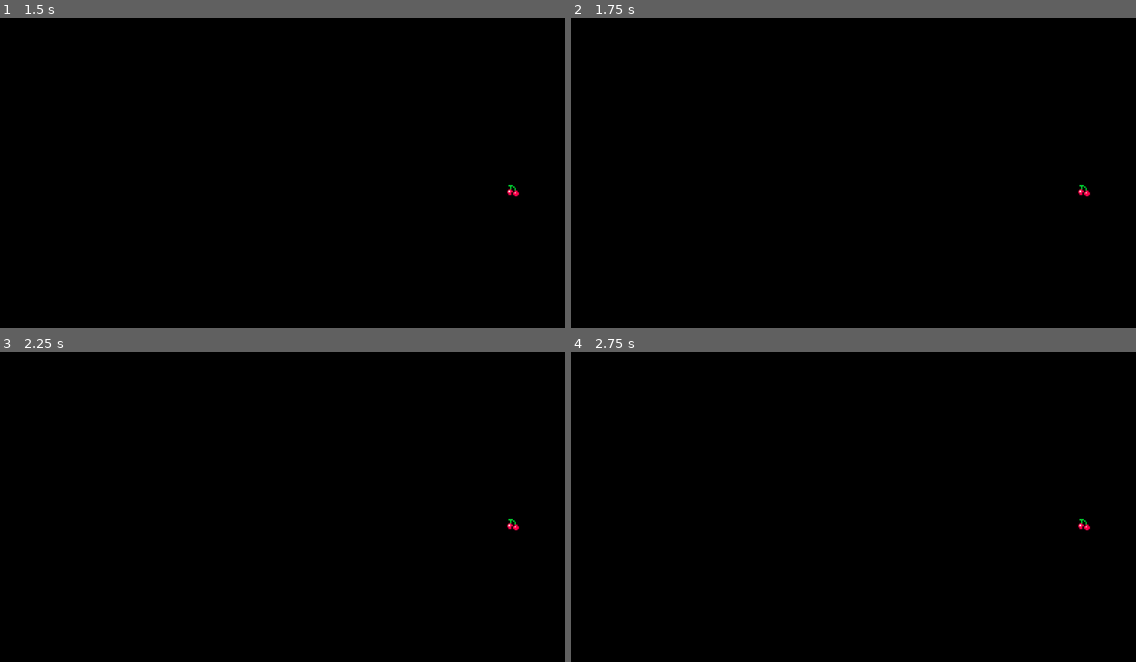
Above: before the commit, frames 1-4 (two rows, left to right).
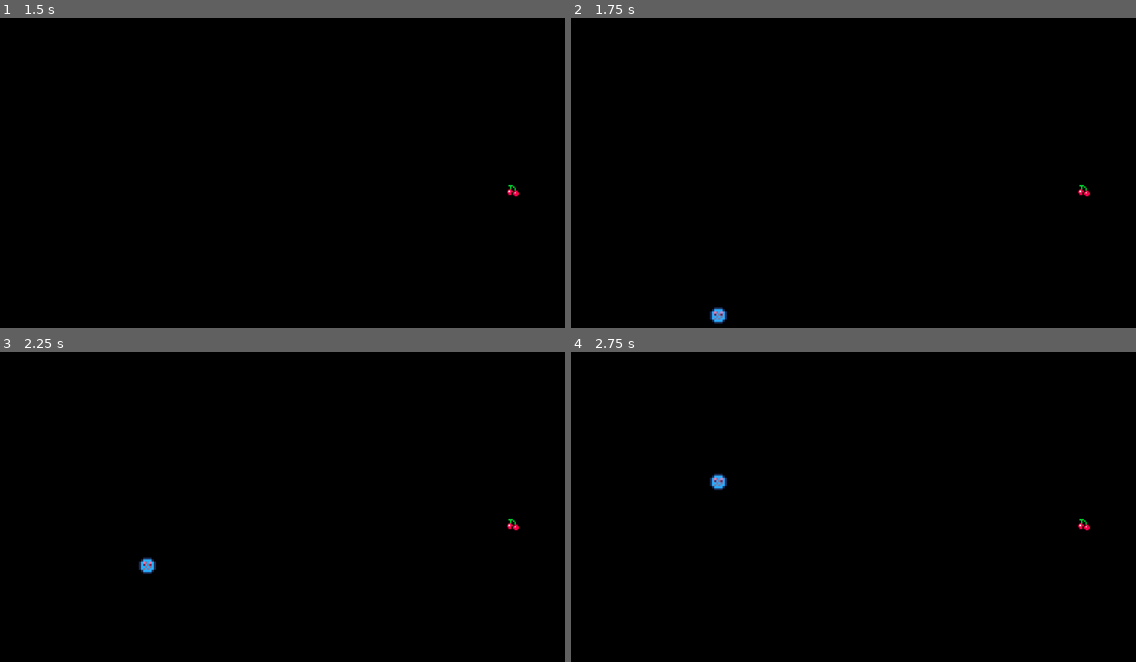
Above: after the commit, the same moments.

Repository: snakecs4700/Snake2D
Game: Godot game, scene res://Title Screen/TitleScreen.tscn
Same seed, same stepped clock (60 frames per second), same inputs: the game is played once before the commit and once after it.
Inputs:
- Up to frame 1 (1.5 s): click "start game" at 0.5 s; hold Up (ui_up) from 1.28 s (still down)
- Up to frame 2 (1.75 s): keep holding Up (ui_up)
- Up to frame 3 (2.25 s): keep holding Up (ui_up)
- Up to frame 4 (2.75 s): keep holding Up (ui_up)

Frame 1 is identical in both runs. In frame 2, 0.1% of the frame differs, in the area x 24-28%, y 93-99%; in frame 3, 0.1%; in frame 4, 0.1%.

Commit message:
Wrap head around screen

Diff:
--- a/Scenes/Game.tscn
+++ b/Scenes/Game.tscn
@@ -21,7 +21,7 @@
 
 [node name="Map_Boundaries" type="StaticBody2D" parent="."]
 editor/display_folded = true
-position = Vector2( 0, -1.19209e-007 )
+position = Vector2( 0, -1.19209e-07 )
 
 [node name="CollisionPolygon2D" type="CollisionPolygon2D" parent="Map_Boundaries"]
 polygon = PoolVector2Array( -7.7938, -3.50942, -8.96015, 20.9839, -91.1611, -46.8759, 1102.02, -62.7427, 1106.78, 665.54, -108.615, 663.954, -111.788, 3.8976, -5.48078, 21.351, -0.720771, 40.3911, -0.720771, 608.42, 7.21264, 600.487, 1022.68, 598.9, 1024.27, -2.4491 )
@@ -35,7 +35,7 @@
 [node name="cause why the fuck not" type="RigidBody2D" parent="."]
 editor/display_folded = true
 visible = false
-position = Vector2( 0, -1.19209e-007 )
+position = Vector2( 0, -1.19209e-07 )
 physics_material_override = SubResource( 1 )
 gravity_scale = 10.56
 can_sleep = false
--- a/Scripts/snake.gd
+++ b/Scripts/snake.gd
@@ -33,6 +33,15 @@
 		dir_change = true
 	var head_pos = get_node("head").position
 	get_node("head").position += direction * speed
+
+	if(direction == Vector2(1, 0) && get_node("head").position[0] > 1024.0):
+		get_node("head").position[0] = -40.0
+	elif(direction == Vector2(-1, 0) && get_node("head").position[0] < -40.0):
+		get_node("head").position[0] = 1024.0
+	elif(direction == Vector2(0, 1) && get_node("head").position[1] > 600.0):
+		get_node("head").position[1] = -40.0
+	elif(direction == Vector2(0, -1) && get_node("head").position[1] < -40.0):
+		get_node("head").position[1] = 600.0
 	#print(direction)
 
 	if(dir_change): #Change direction for all the tails.
